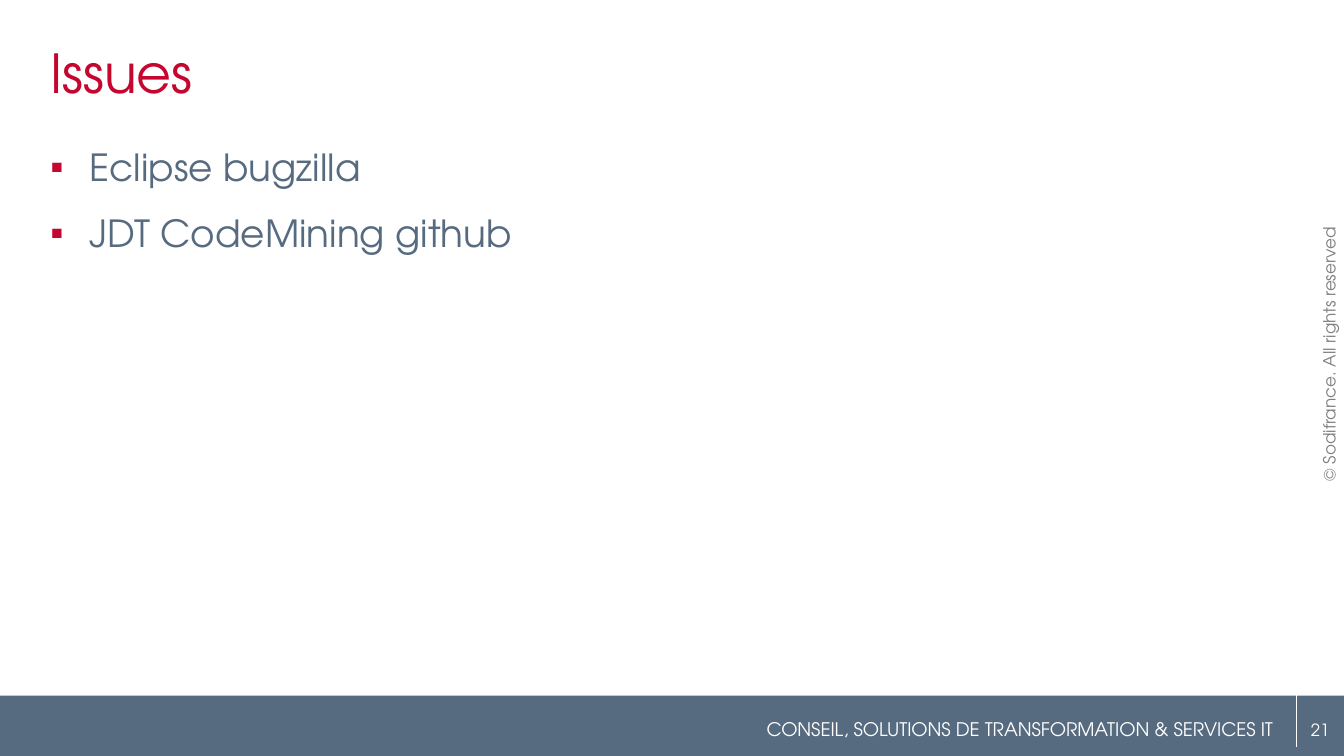
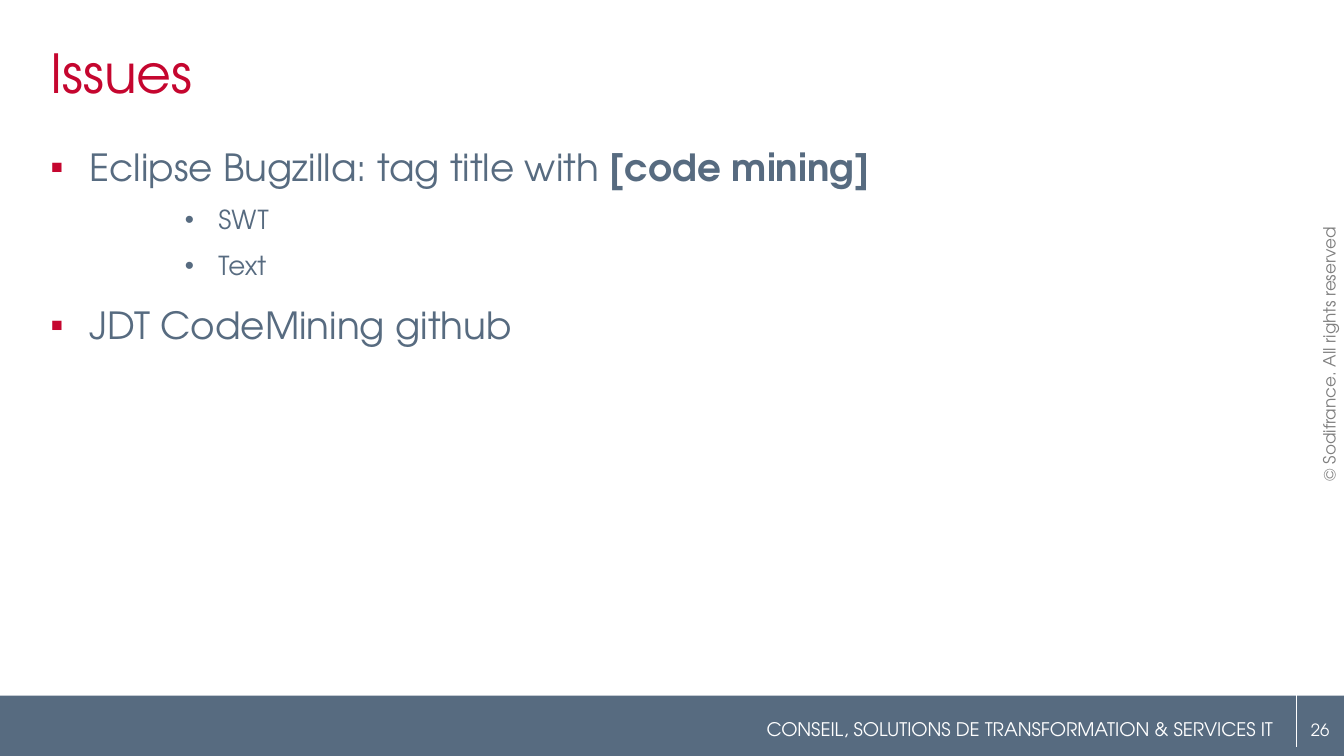
Before and after one commit to angelozerr/EclipseConFrance2018, a slide deck: slide 26 of EclipseConFrance2018_CodeMining.pptx (slide 21 before the commit). Drawn at 1344x756 pixels with LibreOffice and Linux fonts; fonts in the diff are those of the drawing; background and template pictures are left out. Boxes give left, top, right and bottom in pixels: in the first picture for what was removed or moved away, otherwise in the second. Text is boxed around its words. In the diff, an @@ line names an element or a change of style, - is before the commit and + after.

Commit message:
Add CodeMining API section

```diff
--- a/EclipseConFrance2018_CodeMining.pptx
+++ b/EclipseConFrance2018_CodeMining.pptx
@@ text at <box>90,152,870,276</box>: text changed @@
-▪ Eclipse bugzilla
+▪ Eclipse Bugzilla: tag title with [code mining]
+    • SWT
+    • Text
@@ page number at <box>1311,723,1330,736</box>: text changed @@
-21
+26
```
Also in this commit, not shown: 13 other slides changed, 6 slides added, 2 slides removed, 5 other files.
